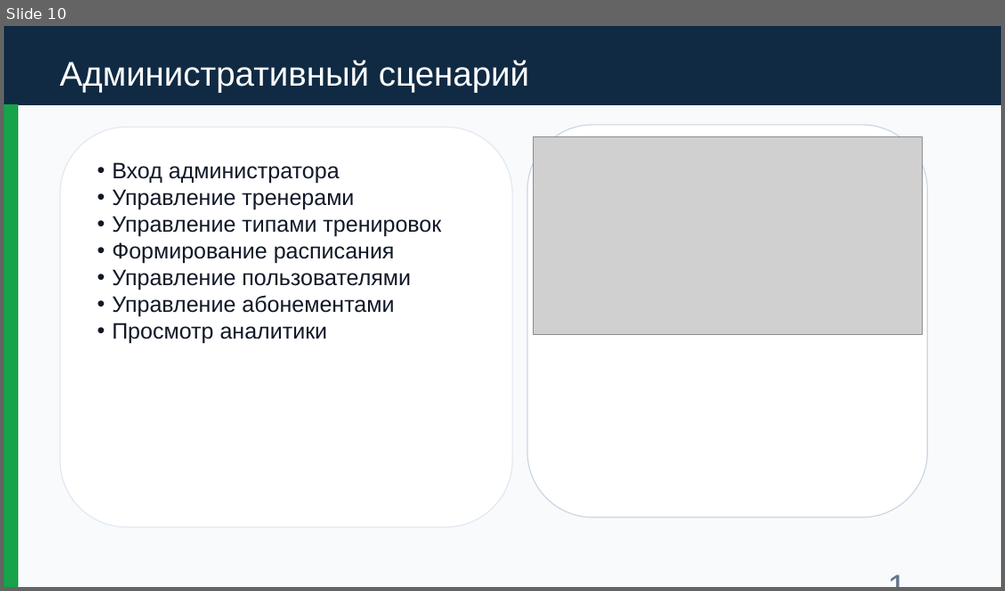
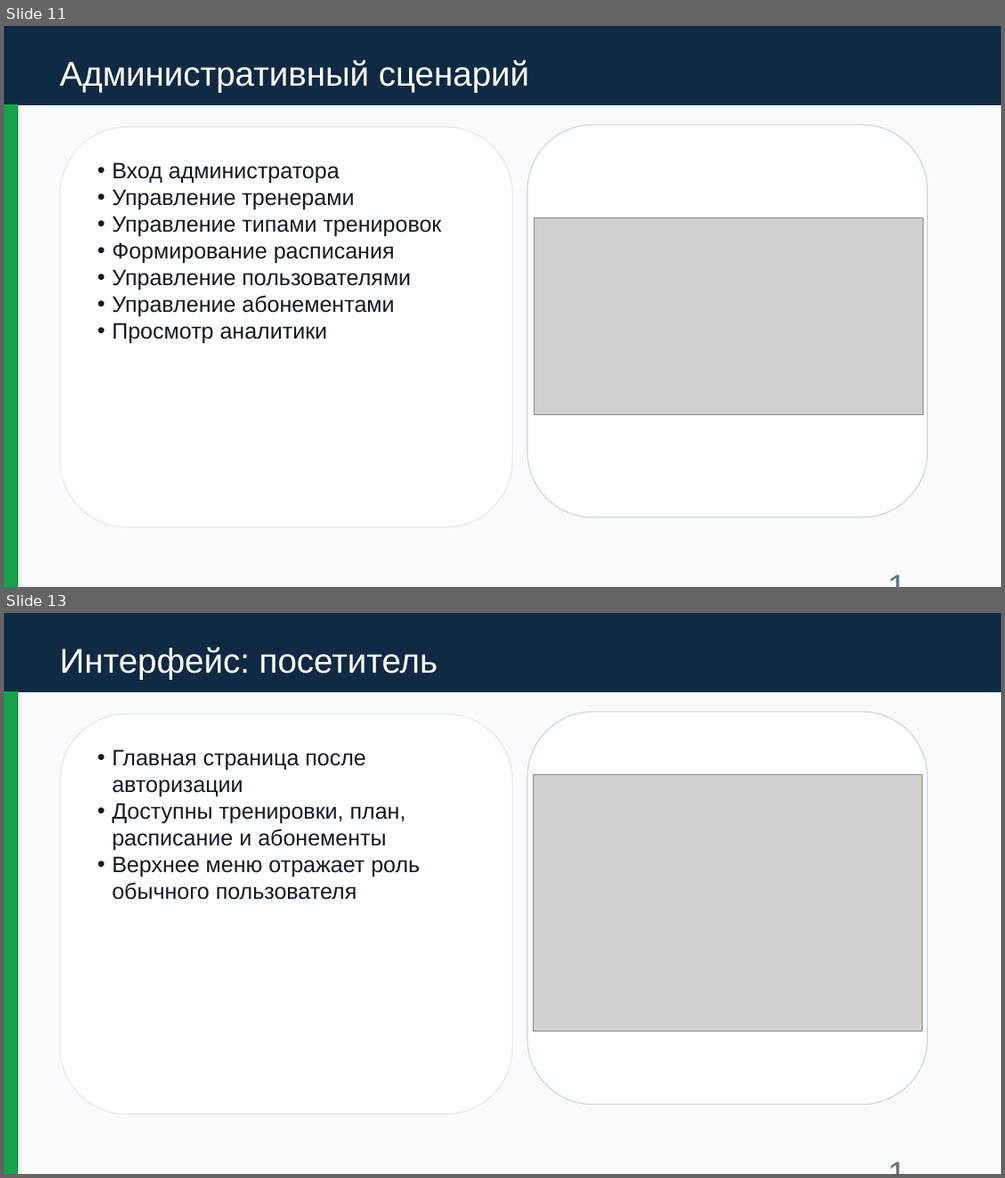
Before and after one commit to 9onin/fitness_gym_app, a slide deck: docs/fitness_gym_defense_presentation.pptx. Shown one above the other, each under a label of ours: slide 10 before the commit, slides 11 and 13 after it; the slides between them are not shown. The pictures are 1005x591 and 1005x1178 pixels, drawn with LibreOffice and Linux fonts; fonts in the diff are those of the drawing; grey boxes stand for pictures. Boxes give left, top, right and bottom in pixels: in the first picture for what was removed or moved away, otherwise in the second. Text is boxed around its words. In the diff, an @@ line names an element or a change of style, - is before the commit and + after.

```diff
--- a/docs/fitness_gym_defense_presentation.pptx
+++ b/docs/fitness_gym_defense_presentation.pptx
@@ slide 13 added at (4,613,1001,1174), background #FFFFFF @@
@@ rectangle added at (4,613,1001,1174), fill #F8FAFC, outline #F8FAFC 1 pt @@
@@ rectangle added at (4,613,1001,691), fill #102A43, outline #102A43 1 pt @@
@@ text added at (60,647,437,680), 33 pt, text #FFFFFF @@
+Интерфейс: посетитель
@@ rectangle added at (4,691,17,1174), fill #16A34A, outline #16A34A 1 pt @@
@@ rounded rectangle added at (60,714,512,1114), fill #FFFFFF, outline #E2E8F0 1 pt, 21.5 pt, text #111827 @@
+• Главная страница после авторизации
+• Доступны тренировки, план, расписание и абонементы
+• Верхнее меню отражает роль обычного пользователя
@@ rounded rectangle added at (527,712,928,1104), fill #FFFFFF, outline #CBD5E1 1 pt @@
@@ picture added at (534,775,922,1032) @@
@@ text added at (873,1143,925,1161), 33 pt, text #64748B @@
+13
@@ what was slide 10 is now slide 11 @@
@@ slide 11 changed as well @@
@@ picture: place and size @@
-picture at (534,136,922,334)
+picture at (534,217,923,415)
```
Also in this commit, not shown: 14 other slides changed, 5 other slides added, 34 other files.
